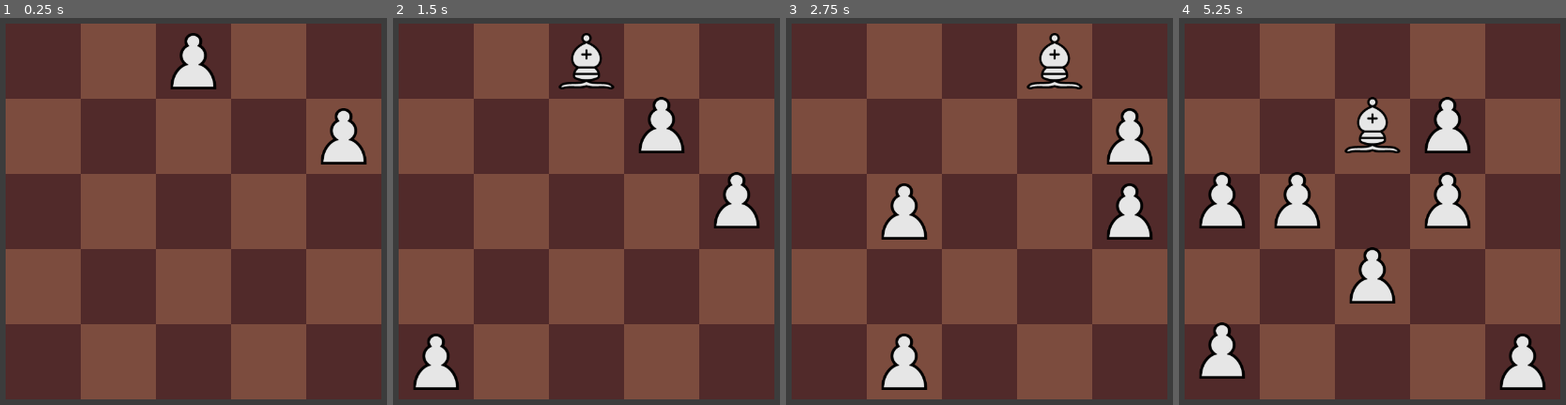
Above: before the commit, frames 1-4 (left to right).
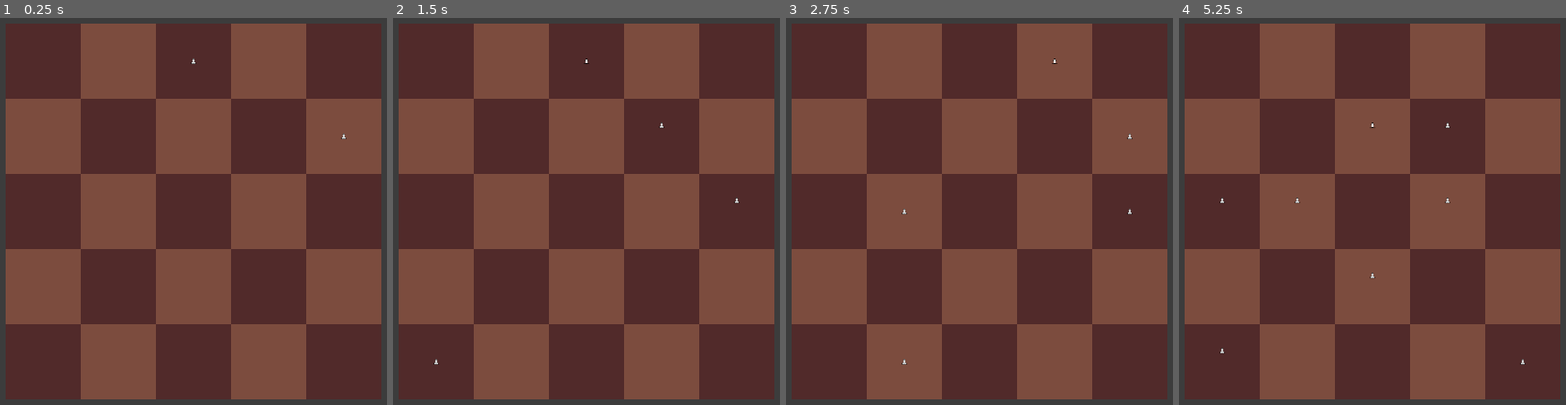
Above: after the commit, the same moments.

Repository: abaker-skudlarek/ChessTiles
Game: Godot game, scene res://Scenes/main.tscn
Same seed, same stepped clock (60 frames per second), same inputs: the game is played once before the commit and once after it. The engine's default icon, where the game draws it, is replaced by a stand-in: a white triangle on a blue panel in a dark square.
Inputs (mouse positions are in pixels of both pictures, inside the frame that each line leads up to):
- Up to frame 1 (0.25 s): no input
- Up to frame 2 (1.5 s): tap Enter at 0.5 s; move the mouse to (679, 172) at 0.52 s; hold Right (slide_move_right) 0.53-1.28 s; click (679, 172) at 0.67 s; tap Space at 1.25 s; move the mouse to (501, 250) at 1.27 s; hold Down (slide_move_down) from 1.28 s (still down)
- Up to frame 3 (2.75 s): tap Enter at 2 s; move the mouse to (1022, 45) at 2.02 s; release Down (slide_move_down) at 2.03 s; hold Right (slide_move_right) from 2.03 s (still down)
- Up to frame 4 (5.25 s): tap Space at 2.75, 4.25 s; move the mouse to (1353, 362) at 2.77 s; release Right (slide_move_right) at 2.78 s; hold Up (slide_move_up) 2.78-3.53 s; click (1353, 362) at 2.92 s; tap Enter at 3.5 s; move the mouse to (1500, 323) at 3.52 s; hold Left (slide_move_left) 3.53-5.03 s; move the mouse to (1244, 99) at 4.27 s; move the mouse to (1391, 211) at 5.02 s; hold Down (slide_move_down) from 5.03 s (still down); click (1391, 211) at 5.17 s

The runs differ from the first frame. In frame 1, 2.2% of the frame differs, in the area x 43-95%, y 3-38%; in frame 2, 4.2%; in frame 3, 5.4%; in frame 4, 8.7%, in the area x 5-95%, y 20-97%.
Error in both runs: Cannot call method 'has_method' on a null value. (res://Scripts/Game/board.gd:343)

Commit message:
moving to laptop

Diff:
--- a/Scenes/Pieces/Player/player_piece_base.tscn
+++ b/Scenes/Pieces/Player/player_piece_base.tscn
@@ -10,6 +10,7 @@
 script = ExtResource("1_g7hxw")
 
 [node name="Sprite2D" type="Sprite2D" parent="."]
+scale = Vector2(0.1, 0.1)
 texture = ExtResource("2_7binw")
 
 [node name="CollisionShape2D" type="CollisionShape2D" parent="."]
--- /dev/null
+++ b/Scenes/Squares/square_base.tscn
@@ -0,0 +1,21 @@
+[gd_scene load_steps=5 format=3 uid="uid://byav1no83rv7"]
+
+[ext_resource type="Script" path="res://Scripts/Game/Squares/square_base.gd" id="1_imfd1"]
+[ext_resource type="Texture2D" uid="uid://bleeup1fdwl0j" path="res://icon.svg" id="1_ye3mh"]
+[ext_resource type="Texture2D" uid="uid://cmwq0g3ryqlxw" path="res://Sprites/Squares/move_square_overlay.png" id="3_bcuha"]
+
+[sub_resource type="RectangleShape2D" id="RectangleShape2D_p5oys"]
+size = Vector2(128, 128)
+
+[node name="SquareBase" type="Area2D"]
+script = ExtResource("1_imfd1")
+
+[node name="SquareSprite" type="Sprite2D" parent="."]
+scale = Vector2(0.1, 0.1)
+texture = ExtResource("1_ye3mh")
+
+[node name="MoveOverlaySprite" type="Sprite2D" parent="."]
+texture = ExtResource("3_bcuha")
+
+[node name="CollisionShape2D" type="CollisionShape2D" parent="."]
+shape = SubResource("RectangleShape2D_p5oys")
--- /dev/null
+++ b/Scripts/Game/Squares/square_base.gd
@@ -0,0 +1,18 @@
+class_name SquareBase
+extends Area2D
+
+# ------------------------------------------------------------------------------------------------ #
+# -- Variables -- #
+# ------------------------------------------------------------------------------------------------ #
+
+var sprite_texture: CompressedTexture2D
+var overlay_shown: bool = false
+var occupying_piece: Node = null
+
+# ------------------------------------------------------------------------------------------------ #
+# -- Private Functions -- #
+# ------------------------------------------------------------------------------------------------ #
+
+func _init() -> void:
+	$SquareSprite.texture = sprite_texture
+	$MoveOverlaySprite.visible = overlay_shown
